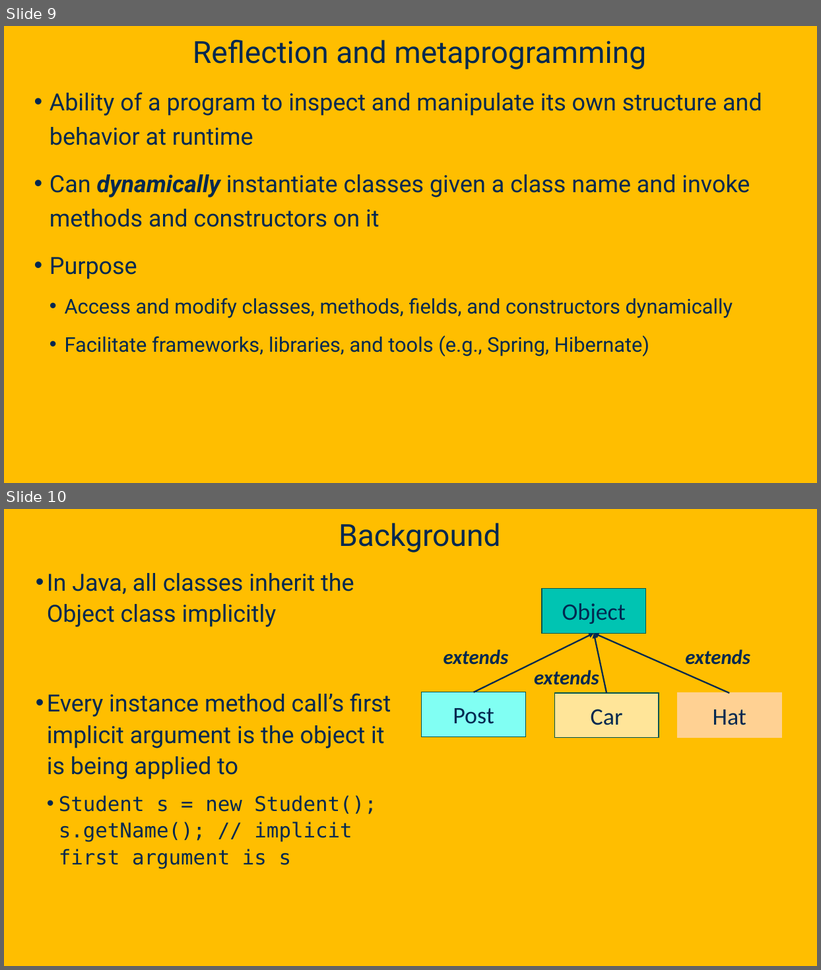
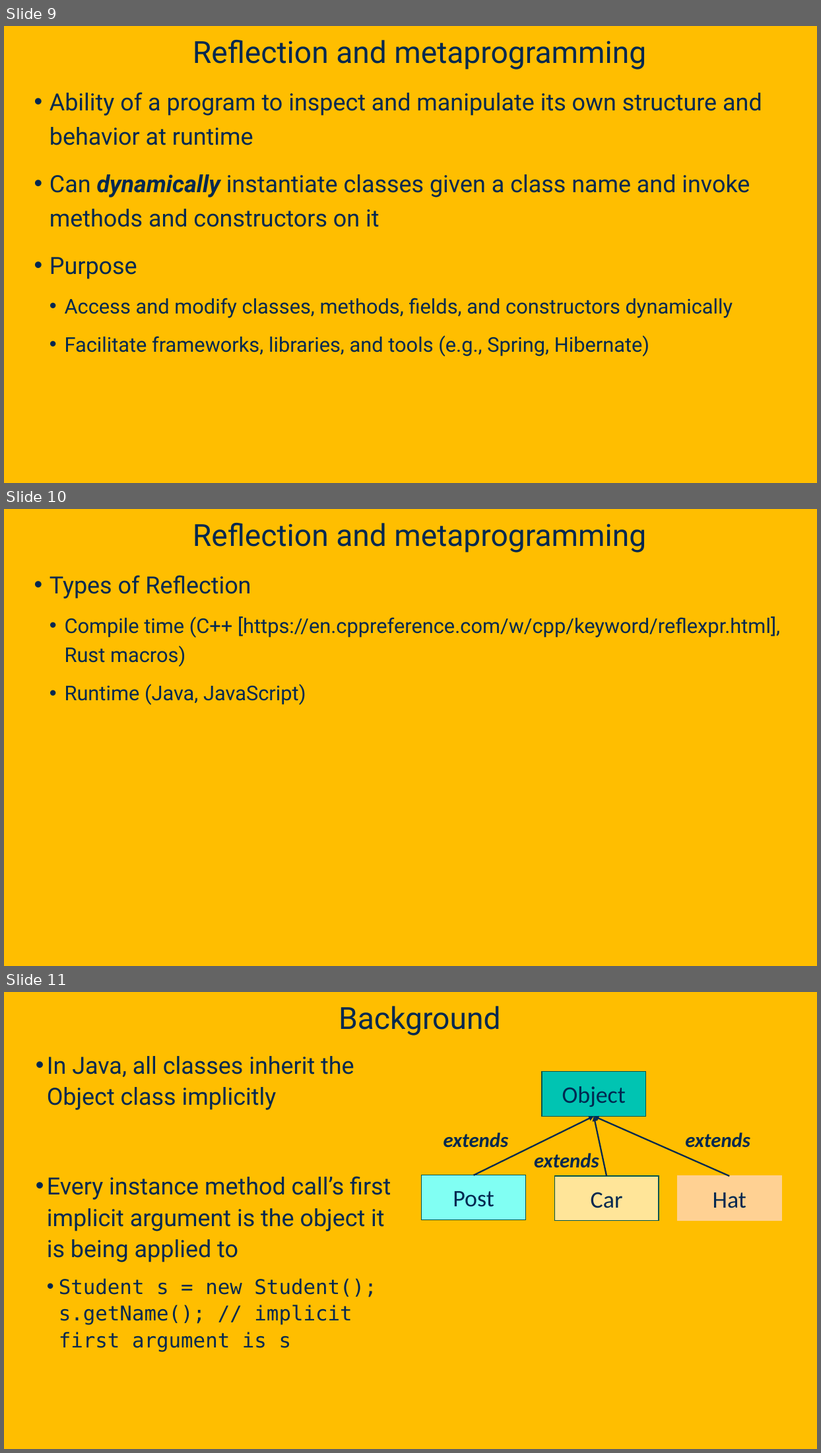
Before and after one commit to davsec-teaching/ecs160-f25, a slide deck: slides/5_annotations_and_reflection.pptx. Shown one above the other, each under a label of ours: slides 9 and 10 before the commit, slides 9, 10 and 11 after it. The pictures are 821x970 and 821x1453 pixels, drawn with LibreOffice and Linux fonts; fonts in the diff are those of the drawing; background and template pictures are left out. Boxes give left, top, right and bottom in pixels: in the first picture for what was removed or moved away, otherwise in the second. Text is boxed around its words. In the diff, an @@ line names an element or a change of style, - is before the commit and + after.

```diff
--- a/slides/5_annotations_and_reflection.pptx
+++ b/slides/5_annotations_and_reflection.pptx
@@ slide 10 added at [4, 509, 817, 966], background picture (left out) @@
@@ title added at [193, 523, 646, 553], 36 pt, text #022850 @@
+Reflection and metaprogramming
@@ text added at [50, 575, 780, 705], 24 pt, text #022850 @@
+• Types of Reflection
+  • Compile time (C++ [https://en.cppreference.com/w/cpp/keyword/reflexpr.html], Rust macros)
+  • Runtime (Java, JavaScript)
@@ what was slide 10 is now slide 11 @@
```
Also in this commit, not shown: 4 slides changed, 3 other slides added.
